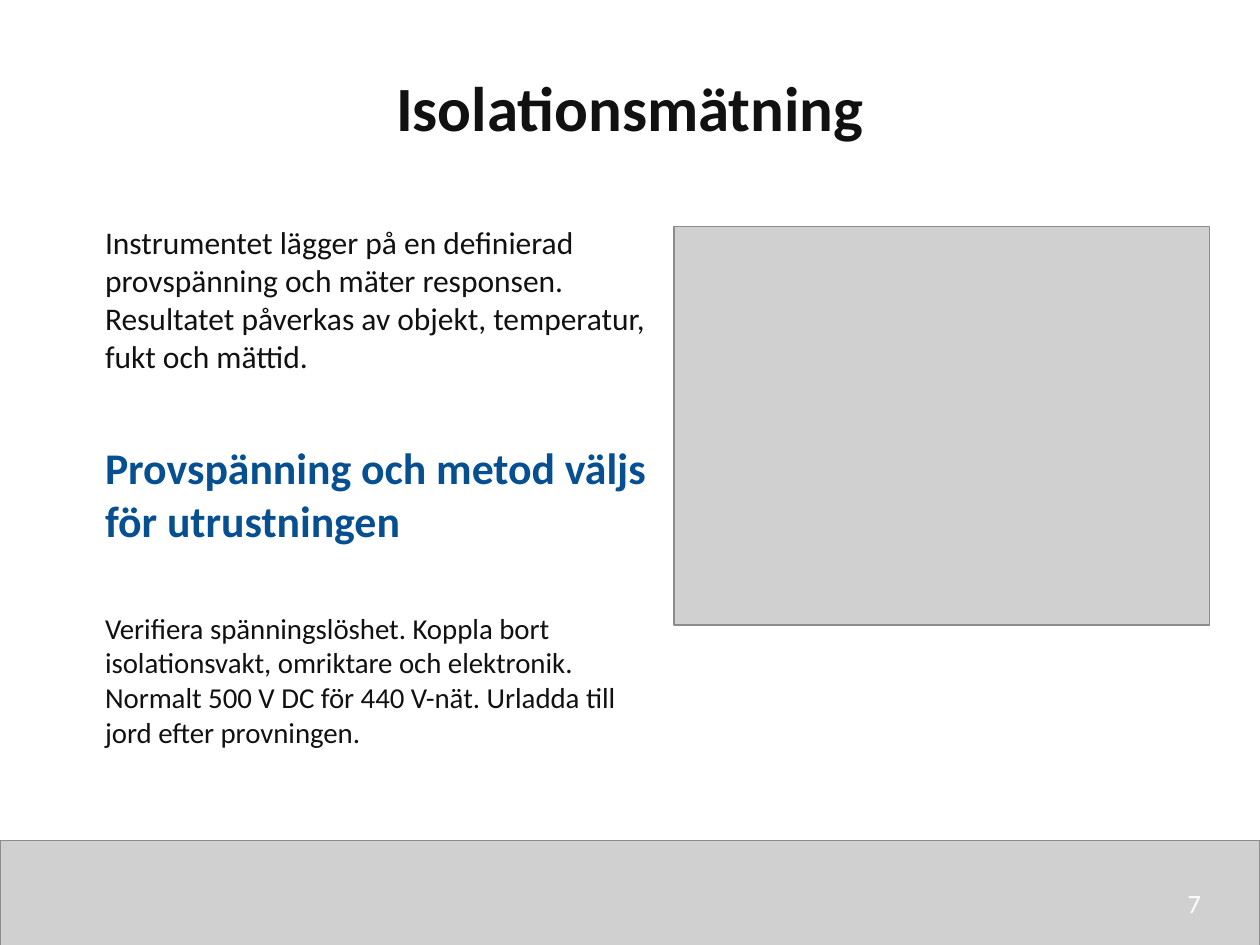
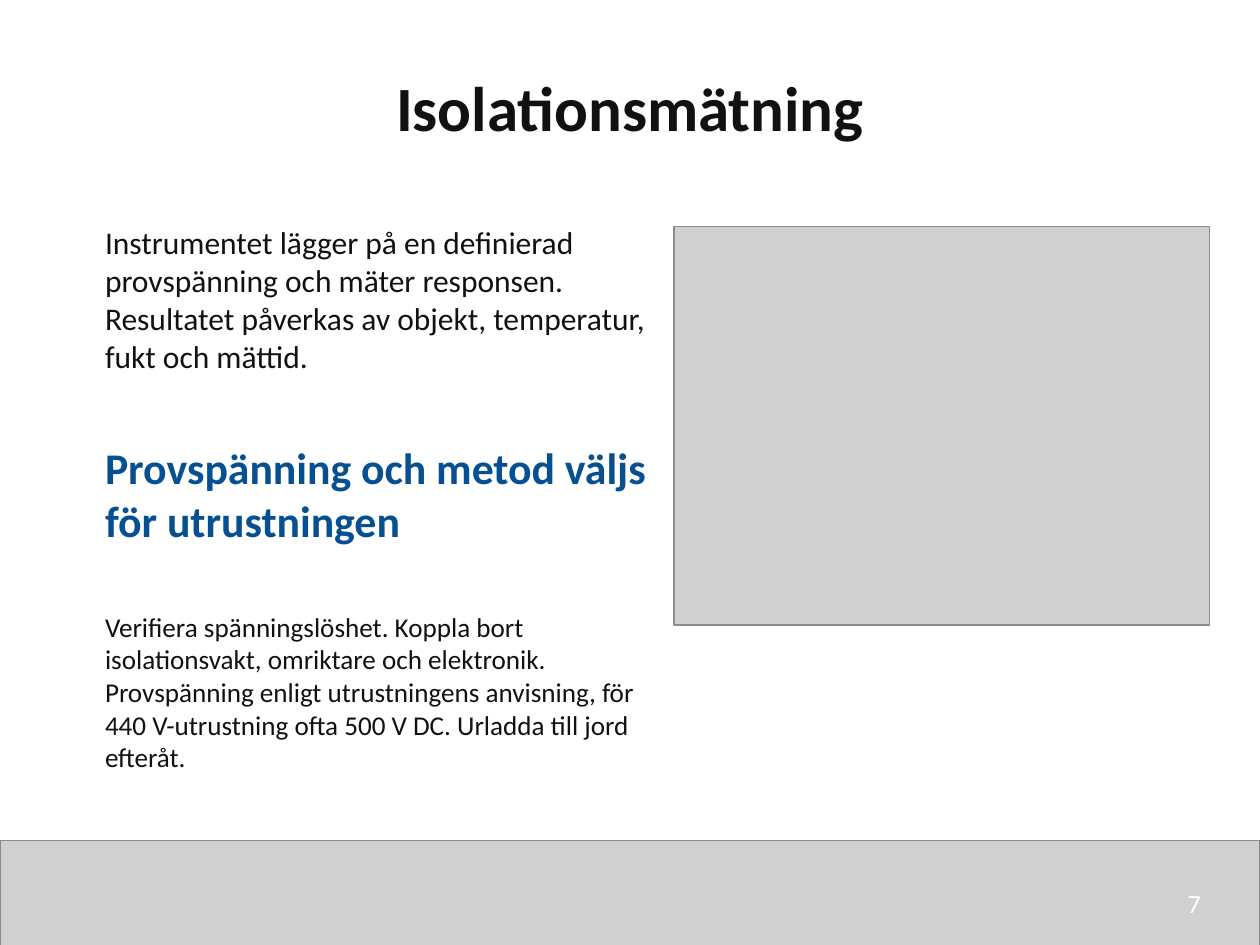
Before and after one commit to nj22az/nj22az.github.io, a slide deck: slide 7 of sjoskolan/vecka-44/aktuell/v44_03_Fordjupad_matteknik_elev.pptx. Drawn at 1260x945 pixels with LibreOffice and Linux fonts; fonts in the diff are those of the drawing; grey boxes stand for pictures. Boxes give left, top, right and bottom in pixels: in the first picture for what was removed or moved away, otherwise in the second. Text is boxed around its words. In the diff, an @@ line names an element or a change of style, - is before the commit and + after.

```diff
--- a/sjoskolan/vecka-44/aktuell/v44_03_Fordjupad_matteknik_elev.pptx
+++ b/sjoskolan/vecka-44/aktuell/v44_03_Fordjupad_matteknik_elev.pptx
@@ text at (x1=105, y1=618, x2=545, y2=673): size 16.5 to 15.5 pt in "Verifiera spänningslöshet. Koppla bort isolationsvakt, omrik ..." @@
@@ text at (x1=105, y1=683, x2=633, y2=768): text changed; size 16.5 to 15.5 pt @@
-Normalt 500 V DC för 440 V-nät. Urladda till jord efter provningen.
+Provspänning enligt utrustningens anvisning, för 440 V-utrustning ofta 500 V DC. Urladda till jord efteråt.
```
Also in this commit, not shown: 1 other slide changed, 52 other files.
